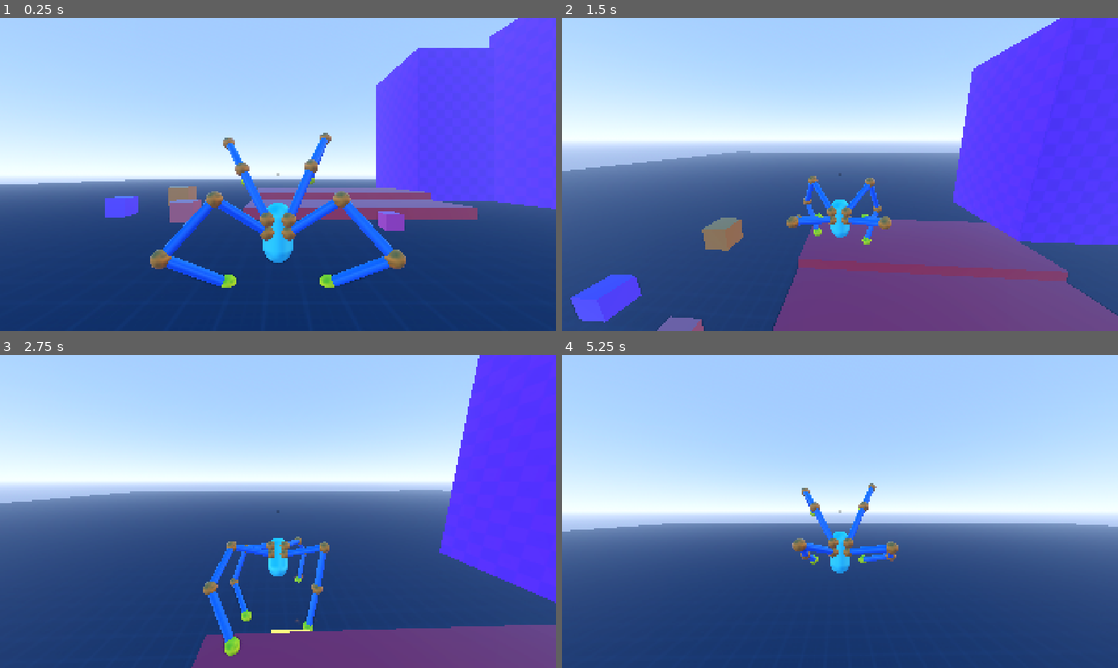
Above: before the commit, frames 1-4 (two rows, left to right).
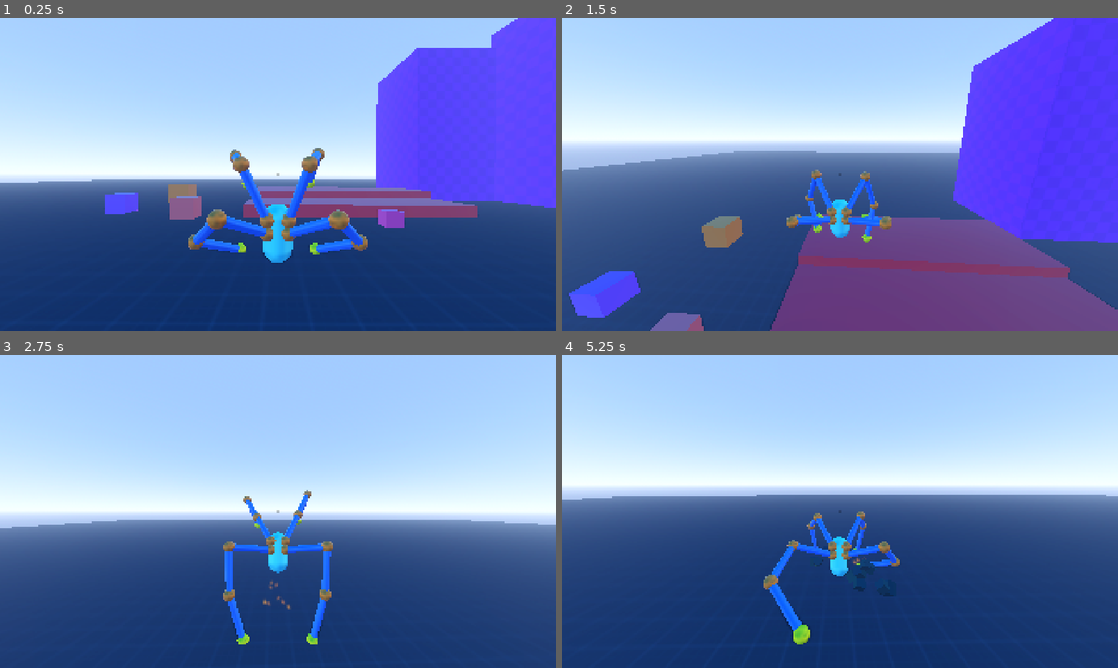
Above: after the commit, the same moments.

Repository: lliamsymonds04/doc-oc
Game: Godot game, scene res://main.tscn
Same seed, same stepped clock (60 frames per second), same inputs: the game is played once before the commit and once after it.
Inputs (mouse positions are in pixels of both pictures, inside the frame that each line leads up to):
- Up to frame 1 (0.25 s): no input
- Up to frame 2 (1.5 s): move the mouse to (867, 174) at 0.52 s; hold Shift (sprint) 0.53-1.28 s; hold W (forward) from 0.53 s (still down); tap Space (jump) at 0.77 s; move the mouse to (812, 174) at 1.27 s; tap Shift (sprint) at 1.35 s
- Up to frame 3 (2.75 s): keep holding W (forward); tap Space (jump) at 1.52 s; move the mouse to (289, 505) at 2.02 s; hold Shift (sprint) from 2.03 s (still down)
- Up to frame 4 (5.25 s): keep holding W (forward); move the mouse to (834, 517) at 2.77 s; release Shift (sprint) at 2.78 s; tap Shift (sprint) at 2.85, 4.35 s; tap Space (jump) at 3.02, 3.77, 4.52 s; move the mouse to (878, 514) at 3.52 s; hold Shift (sprint) 3.53-4.28 s; move the mouse to (795, 508) at 4.27 s; move the mouse to (845, 511) at 5.02 s; hold Shift (sprint) from 5.03 s (still down)

The runs differ from the first frame. In frame 1, 6.8% of the frame differs, in the area x 0-100%, y 1-87%; in frame 2, 3.5%; in frame 3, 44%, in the area x 0-100%, y 0-100%; in frame 4, 30%.

Commit message:
feat: air debounce

Diff:
--- a/systems/player/config/air_config.gd
+++ b/systems/player/config/air_config.gd
@@ -25,3 +25,4 @@
 @export var hard_landing_speed: float = 17.0
 @export var hard_landing_trauma_multiplier: float = 1.5
 @export var landing_vfx_raycast_distance: float = 5.0
+@export var air_debounce: float = 0.2
--- a/systems/player/mount_prober.gd
+++ b/systems/player/mount_prober.gd
@@ -6,6 +6,7 @@
 func init(p: PlayerController):
 	player = p
 
+const VERTICAL_SURFACE_NORMAL_CHECK := acos(deg_to_rad(45))
 
 func try_mount_wall(input: Vector2, player_velocity: Vector3) -> bool:
 	var p := player
@@ -52,6 +53,9 @@
 		var probe_pos := mount.ground_probe.global_position
 		var hit = mount.get_surface_hit(probe_pos, Vector3.DOWN, player.raycast_config.step_raycast_distance)
 		if hit:
+			## check the surface normal
+			if (hit.normal as Vector3).dot(Vector3.UP) < VERTICAL_SURFACE_NORMAL_CHECK:
+				continue
 			probe_hits[mount] = hit
 
 	return probe_hits
--- a/systems/player/player_controller.gd
+++ b/systems/player/player_controller.gd
@@ -79,6 +79,9 @@
 func current_state() -> PlayerState:
 	return _current
 
+func is_in_state(id: StateID) -> bool:
+	return _current == _states[id]
+
 func is_airborne() -> bool:
 	return _current is AirState
 
--- a/systems/player/states/air_state.gd
+++ b/systems/player/states/air_state.gd
@@ -7,6 +7,8 @@
 
 var landing_vfx_scene := preload("res://assets/vfx/landing_vfx.tscn")
 var _landing_vfx: ImpactVFX
+
+var air_debounce := 0.0
 
 func _init(p: PlayerController) -> void:
 	super._init(p)
@@ -23,6 +25,7 @@
 
 func enter() -> void:
 	var p := player
+	air_debounce = p.air.air_debounce
 
 	for mount in p.all_mounts():
 		mount.set_apply_floor(false)
@@ -68,9 +71,13 @@
 	p.velocity.x = hvel.x
 	p.velocity.z = hvel.z
 
-	var is_grounded = _check_grounded()
-	if is_grounded:
+	if air_debounce > 0.0:
+		air_debounce -= dt
 		return
+	else:
+		var is_grounded = _check_grounded()
+		if is_grounded:
+			return
 
 	var wall_mounted = p.mount_prober.try_mount_wall(input_dir, p.velocity)
 	if wall_mounted:
--- a/systems/player/states/grounded_state.gd
+++ b/systems/player/states/grounded_state.gd
@@ -80,7 +80,12 @@
 	_update_legs(dt)
 	_update_arms(dt)
 
-	p.mount_prober.try_mount_wall(input_dir, p.velocity)
+	if not p.is_in_state(p.StateID.GROUNDED):
+		return
+
+	var mounted := p.mount_prober.try_mount_wall(input_dir, p.velocity)
+	if mounted:
+		return
 
 	if p.wall_climb_debounce > 0.0:
 		p.wall_climb_debounce -= dt
